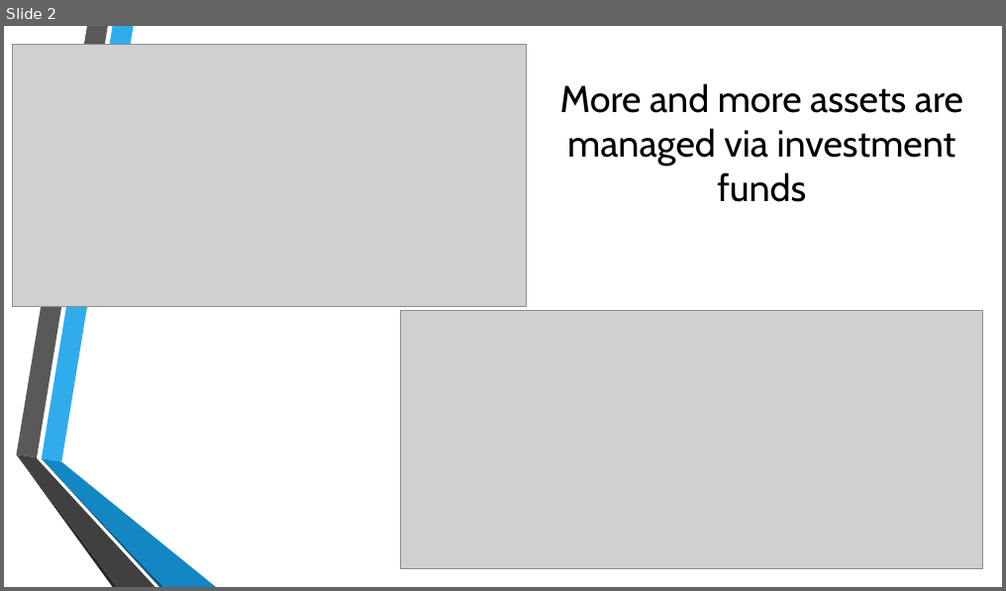
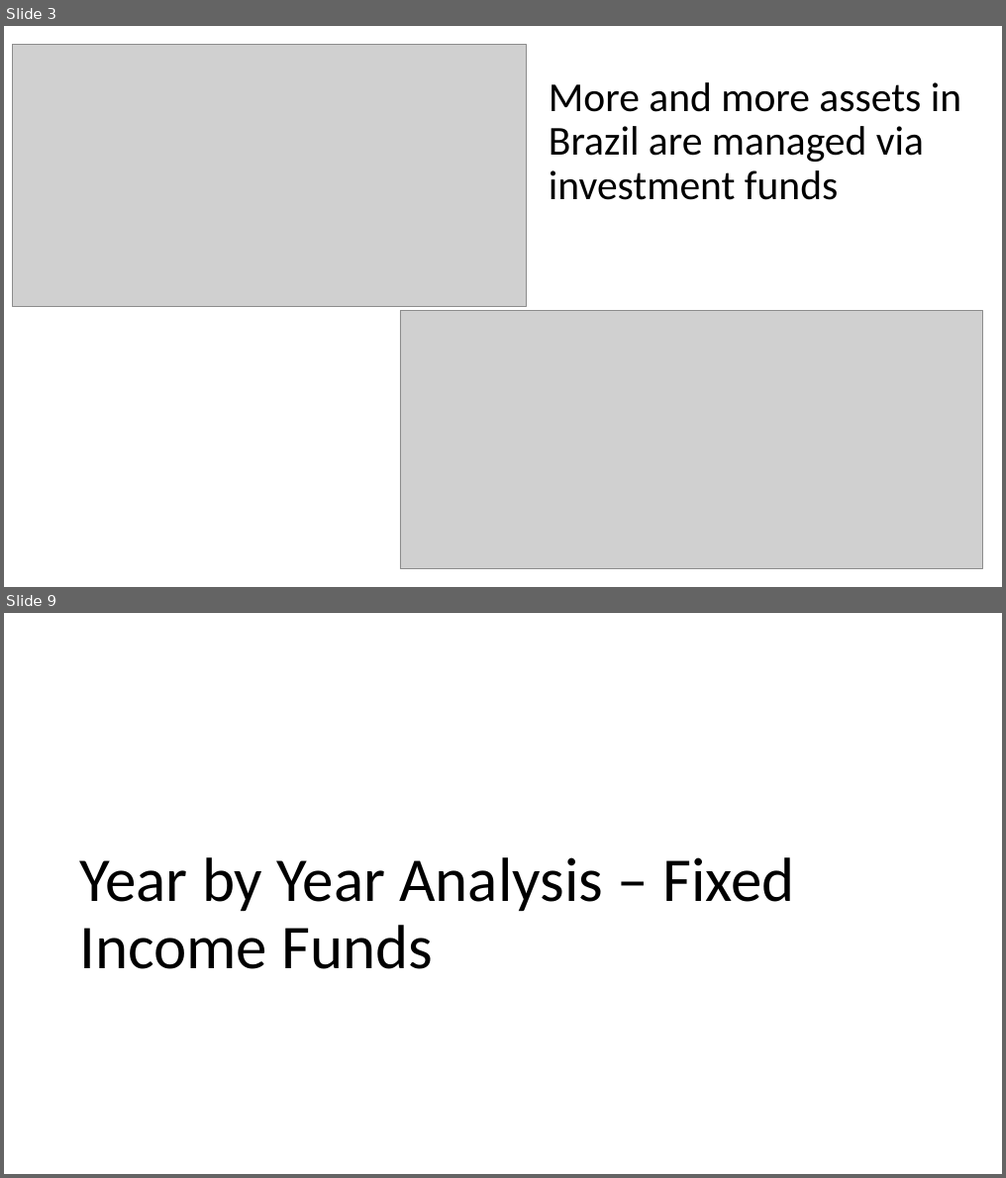
Before and after one commit to rafaelimai/ibmdscapstone, a slide deck: Presentation.pptx. Shown one above the other, each under a label of ours: slide 2 before the commit, slides 3 and 9 after it; the slides between them are not shown. The pictures are 1006x591 and 1006x1178 pixels, drawn with LibreOffice and Linux fonts; fonts in the diff are those of the drawing; grey boxes stand for pictures; background and template pictures are left out. Boxes give left, top, right and bottom in pixels: in the first picture for what was removed or moved away, otherwise in the second. Text is boxed around its words. In the diff, an @@ line names an element or a change of style, - is before the commit and + after.

```diff
--- a/Presentation.pptx
+++ b/Presentation.pptx
@@ slide 9 added at (x1=4, y1=613, x2=1002, y2=1174), background #FFFFFF @@
@@ title added at (x1=79, y1=858, x2=794, y2=969), 60 pt, text #000000 @@
+Year by Year Analysis – Fixed Income Funds
@@ what was slide 2 is now slide 3 @@
@@ slide 3 changed as well @@
@@ title at (x1=548, y1=82, x2=961, y2=200): text changed; size 36 to 39.6 pt; font Cabin to Calibri @@
-More and more assets are managed via investment funds
+More and more assets in Brazil are managed via investment funds
@@ group removed at (x1=16, y1=26, x2=216, y2=587): 6 freeform shapes @@
```
Also in this commit, not shown: 1 other slide changed, 18 other slides added, 1 slide removed.
